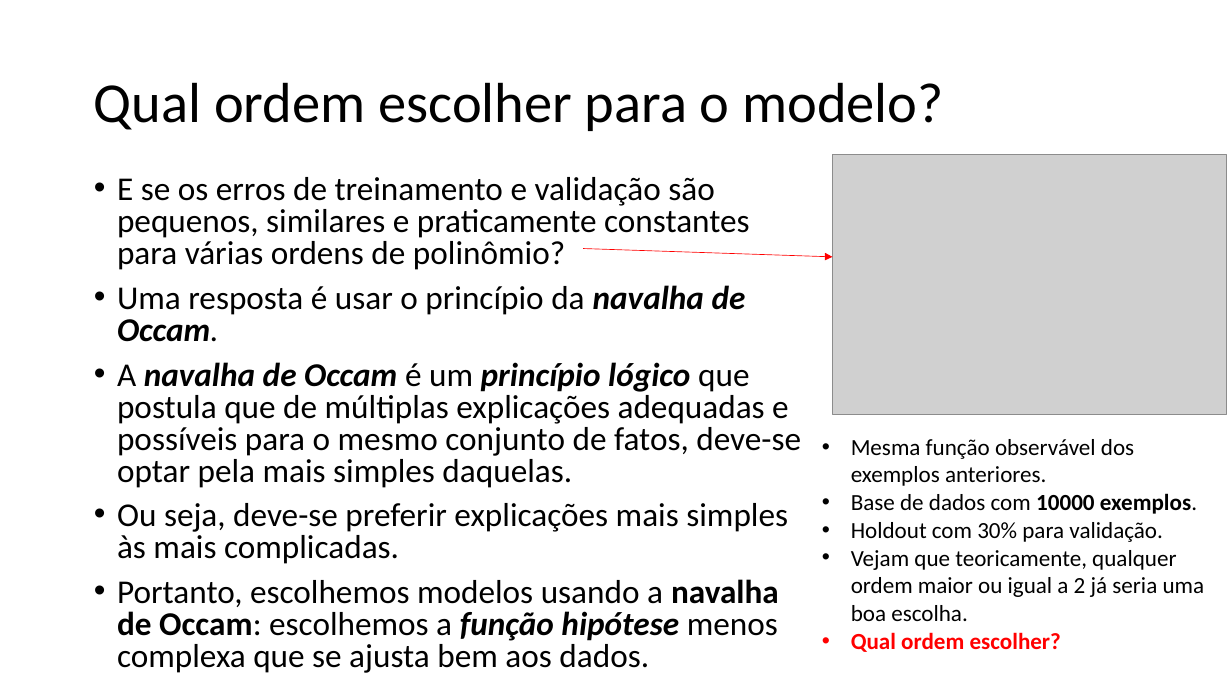
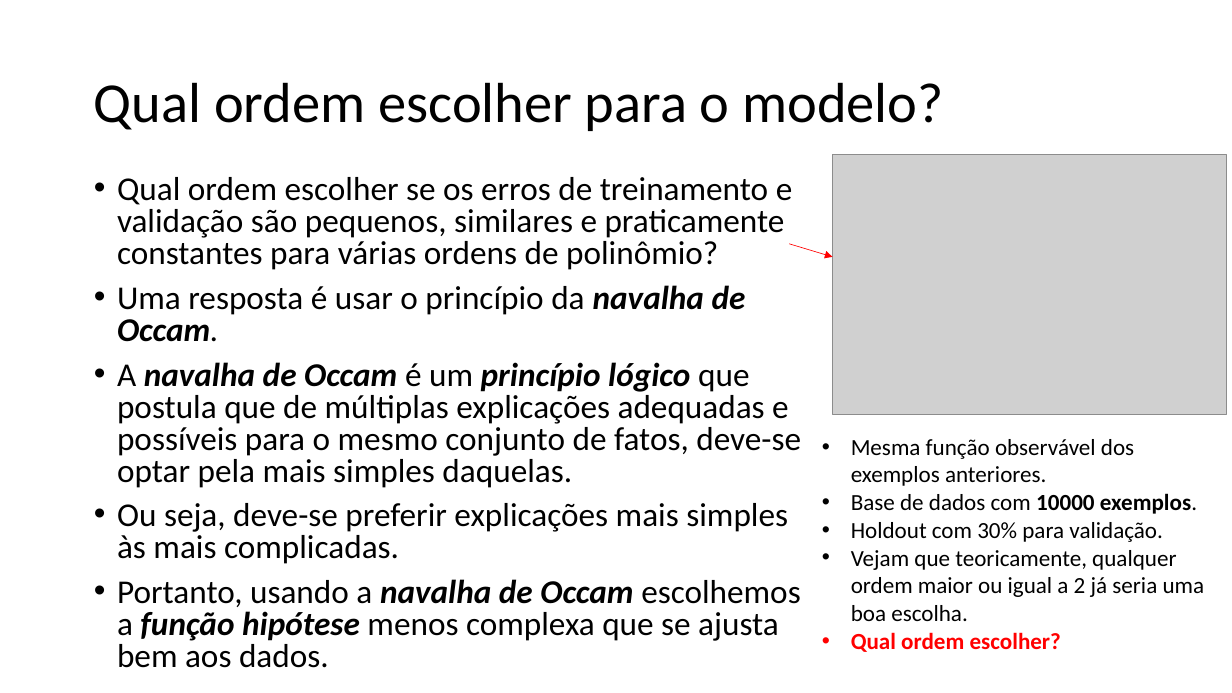
Before and after one commit to zz4fap/t319_aprendizado_de_maquina, a slide deck: slide 12 of slides/T319_Regressão_Linear (Parte V).pptx. Drawn at 1232x693 pixels with LibreOffice and Linux fonts; fonts in the diff are those of the drawing; grey boxes stand for pictures. Boxes give left, top, right and bottom in pixels: in the first picture for what was removed or moved away, otherwise in the second. Text is boxed around its words. In the diff, an @@ line names an element or a change of style, - is before the commit and + after.

```diff
--- a/slides/T319_Regressão_Linear (Parte V).pptx
+++ b/slides/T319_Regressão_Linear (Parte V).pptx
@@ text at [117, 177, 793, 270]: text changed @@
-• E se os erros de treinamento e validação são pequenos, similares e praticamente constantes para várias ordens de polinômio?
+• Qual ordem escolher se os erros de treinamento e validação são pequenos, similares e praticamente constantes para várias ordens de polinômio?
@@ arrow moved from (583, 249) - (833, 257) to (789, 244) - (833, 257) @@
@@ text at [117, 579, 800, 668]: text changed @@
-• Portanto, escolhemos modelos usando a navalha de Occam: escolhemos a função hipótese menos complexa que se ajusta bem aos dados.
+• Portanto, usando a navalha de Occam escolhemos a função hipótese menos complexa que se ajusta bem aos dados.
```
Also in this commit, not shown: 9 other slides changed, 7 other files.
